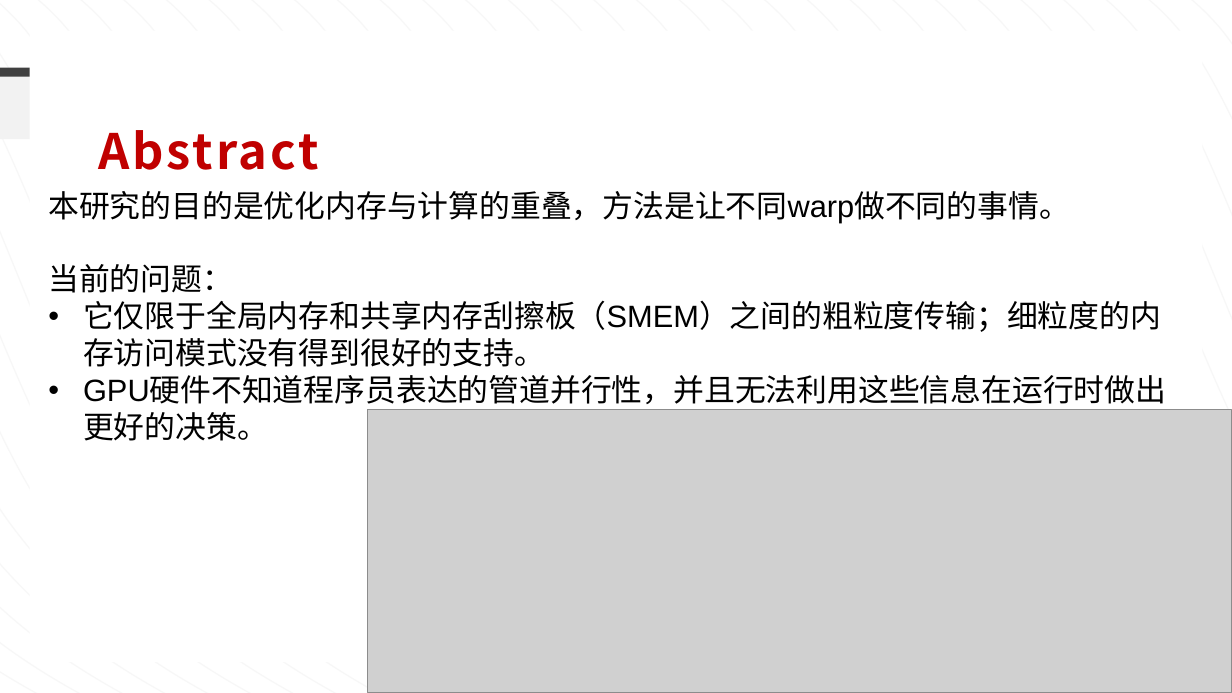
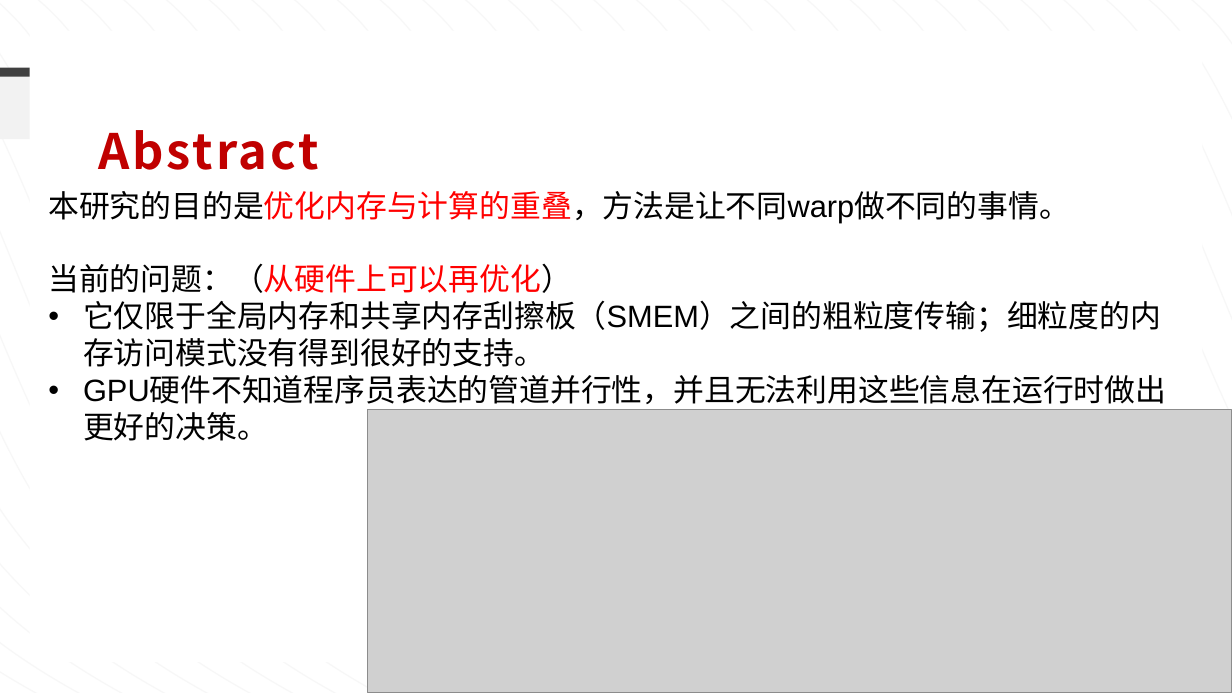
Before and after one commit to ziyuhuang123/dataflow_code, a slide deck: slide 2 of weekly_report/组会-0913.pptx. Drawn at 1232x693 pixels with LibreOffice and Linux fonts; fonts in the diff are those of the drawing; grey boxes stand for pictures. Boxes give left, top, right and bottom in pixels: in the first picture for what was removed or moved away, otherwise in the second. Text is boxed around its words. In the diff, an @@ line names an element or a change of style, - is before the commit and + after.

```diff
--- a/weekly_report/组会-0913.pptx
+++ b/weekly_report/组会-0913.pptx
@@ text at bbox=[48, 191, 1070, 224]: text colour #000000 to #FF0000 in "本研究的目的是优化内存与计算的重叠，方法是让不同warp做不同的事情。" @@
@@ text at bbox=[48, 263, 572, 293]: text changed; text colour #000000 to #FF0000 @@
-当前的问题：
+当前的问题：（从硬件上可以再优化）
```
Also in this commit, not shown: 14 other slides changed, 2 slides added, 6 slides removed, 19 other files.
